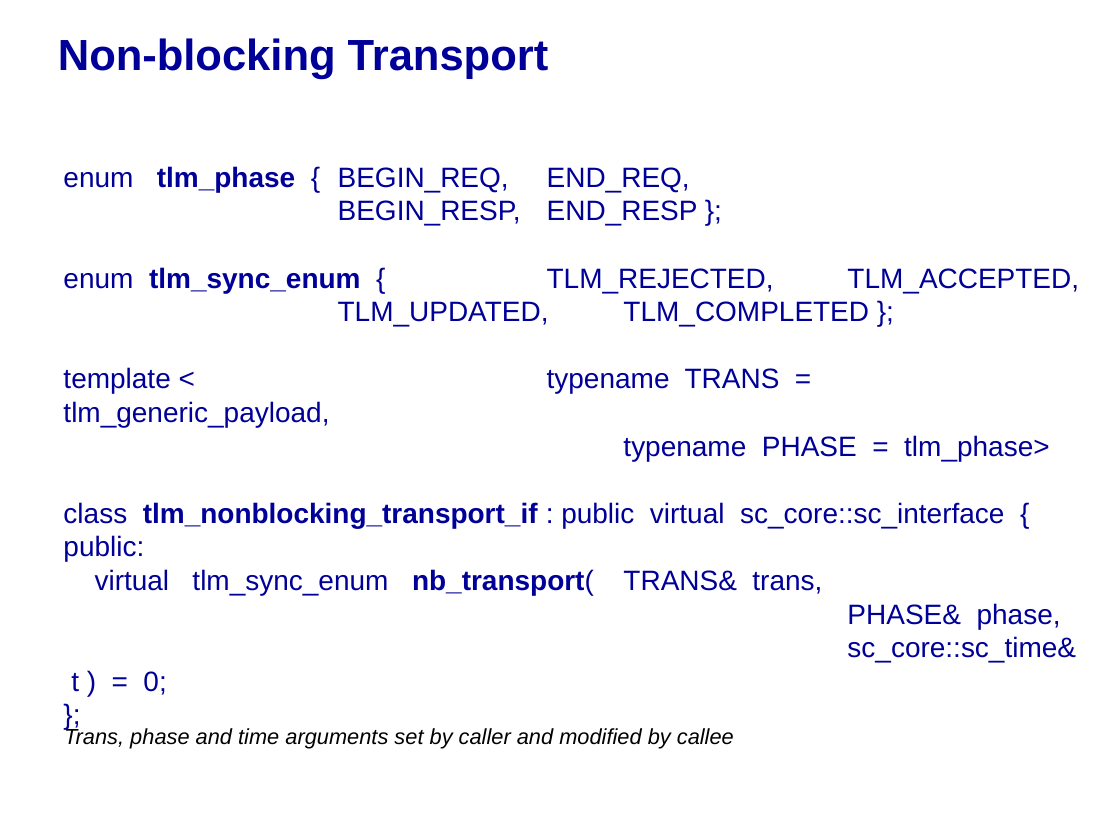
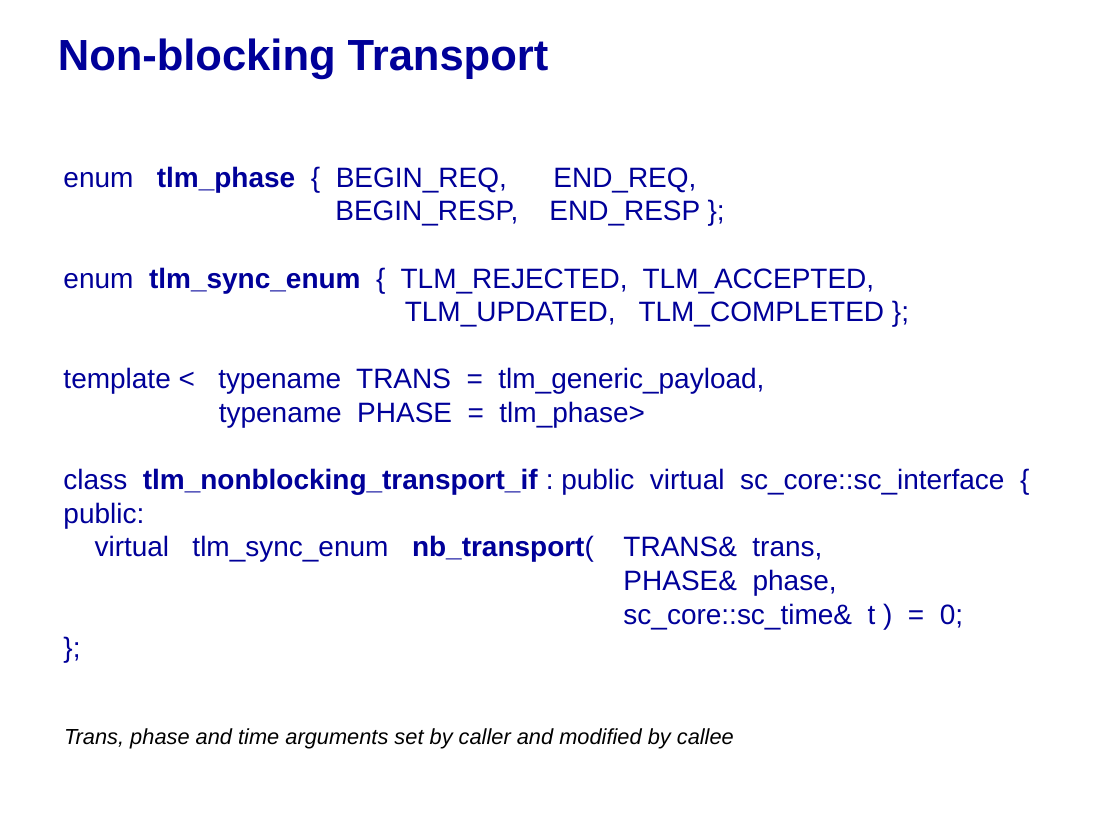
Before and after one commit to accellera-official/systemc, a slide deck: slide 32 of docs/release/TLM_2_0_training.pps. Drawn at 1120x840 pixels with LibreOffice and Linux fonts; fonts in the diff are those of the drawing; background and template pictures are left out. Boxes give left, top, right and bottom in pixels: in the first picture for what was removed or moved away, otherwise in the second. Text is boxed around its words. In the diff, an @@ line names an element or a change of style, - is before the commit and + after.

```diff
--- a/docs/release/TLM_2_0_training.pps
+++ b/docs/release/TLM_2_0_training.pps
@@ text "enum tlm_phase { BEGIN_REQ, END_REQ," rewrapped from (x1=63, y1=166, x2=1079, y2=695) to (x1=63, y1=166, x2=1004, y2=629) @@
```
Also in this commit, not shown: 11 other slides changed.
